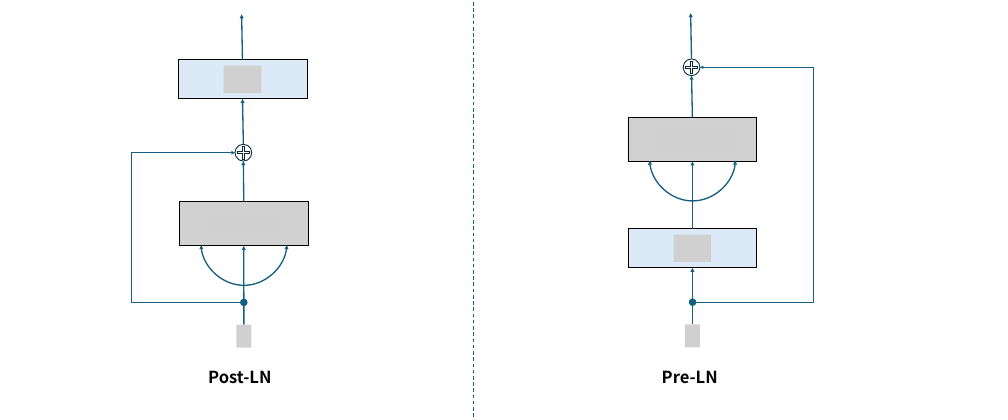
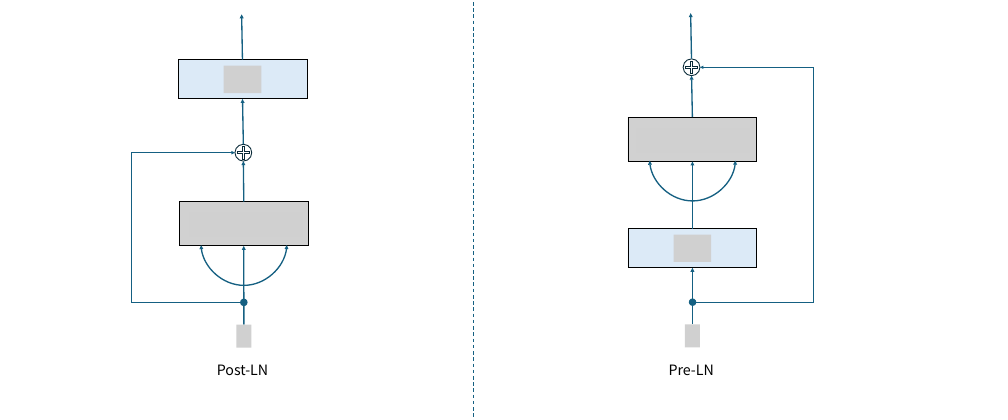
Before and after one commit to innovation-cat/innovation-cat.github.io, a slide deck: slide 6 of images/posts/2025-03-02-blog-post/新建 Microsoft PowerPoint 演示文稿.pptx. Drawn at 1008x420 pixels with LibreOffice and Linux fonts; fonts in the diff are those of the drawing; grey boxes stand for pictures. Boxes give left, top, right and bottom in pixels: in the first picture for what was removed or moved away, otherwise in the second. Text is boxed around its words. In the diff, an @@ line names an element or a change of style, - is before the commit and + after.

```diff
--- a/images/posts/2025-03-02-blog-post/新建 Microsoft PowerPoint 演示文稿.pptx
+++ b/images/posts/2025-03-02-blog-post/新建 Microsoft PowerPoint 演示文稿.pptx
@@ text "Post-LN" at (217,364,268,375): size 28 to 24 pt, bold off @@
@@ text "Post-LN": place and size @@
-text "Post-LN" at (208,370,271,384)
+text "Post-LN" at (217,364,268,375)
@@ text "Pre-LN" at (669,364,714,375): size 28 to 24 pt, bold off @@
```
Also in this commit, not shown: 1 other file.
